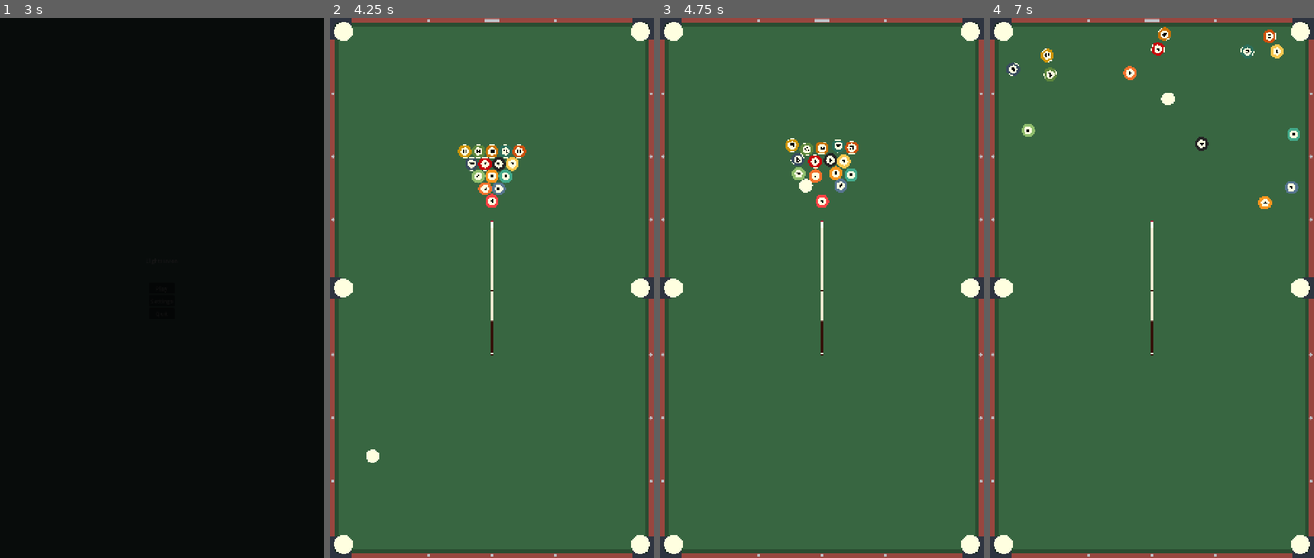
Above: before the commit, frames 1-4 (left to right).
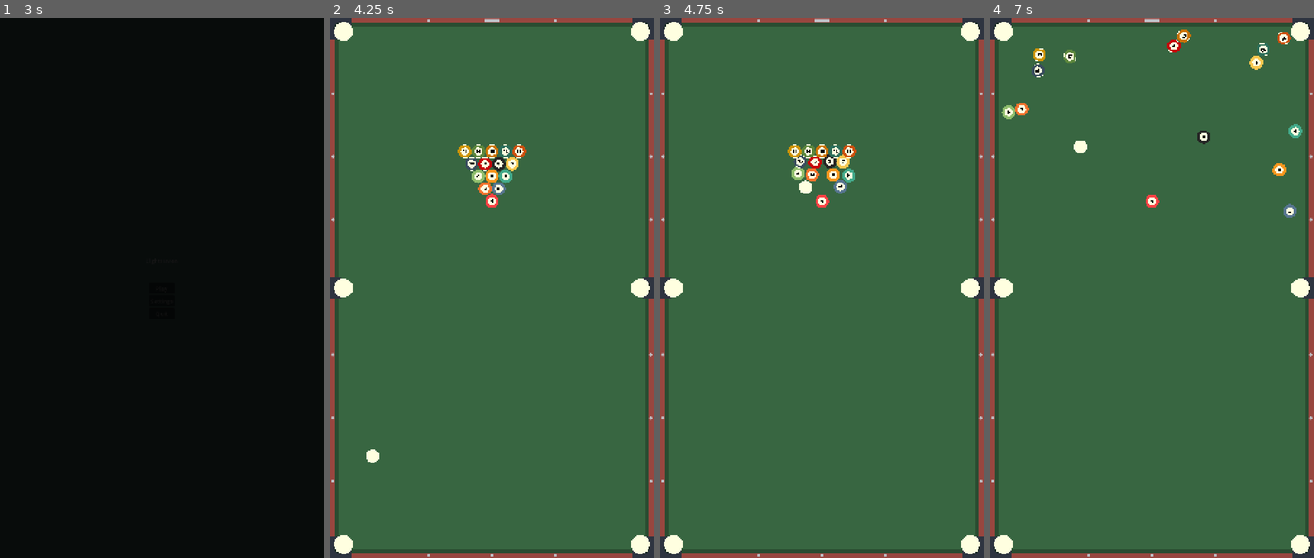
Above: after the commit, the same moments.

Repository: Yukeey07/EightHaven
Game: Godot game, scene res://assets/scenes/main_menu.tscn
Two runs of this game, one before a commit and one after it. Both use one fixed random seed, a clock stepped at 60 frames per second and the inputs below.
Inputs (mouse positions are in pixels of both pictures, inside the frame that each line leads up to):
- Up to frame 1 (3 s): click "Play" at 0.5 s; click "Play" at 1.25 s; click "Play" at 2 s; move the mouse to (233, 261) at 2.77 s; click (233, 261) at 2.92 s
- Up to frame 2 (4.25 s): tap Enter at 3.5 s; drag from (427, 315) to (641, 34) at 3.52 s
- Up to frame 3 (4.75 s): move the mouse to (854, 169) at 4.27 s; click (854, 169) at 4.42 s
- Up to frame 4 (7 s): drag from (1135, 396) to (1002, 34) at 5.02 s; move the mouse to (1249, 369) at 5.77 s; click (1249, 369) at 5.92 s; drag from (1054, 207) to (1301, 541) at 6.52 s

Frame 1 is identical in both runs. In frame 2, 0.2% of the frame differs, in the area x 40-60%, y 24-63%; in frame 3, 1.1%; in frame 4, 2.6%, in the area x 3-97%, y 1-63%.

Commit message:
Balls stop when too slow and queue hides after force is applied

Diff:
--- a/assets/scripts/Ball.gd
+++ b/assets/scripts/Ball.gd
@@ -5,7 +5,7 @@
 @export_enum("1", "2", "3", "4", "5", "6", "7", "8", "9", "10", "11", "12", "13", "14", "15") var BallNumber: int
 
 @export var textures: Array[Texture] = []
-@export var stop_threshold: float = 10
+@export var stop_threshold: float = 20
 
 var number = 0
 
@@ -30,3 +30,4 @@
 	if state.linear_velocity.length() < stop_threshold:
 		state.linear_velocity = Vector2.ZERO
 		state.angular_velocity = 0.0
+		sleeping = true
--- a/assets/scripts/gameManager.gd
+++ b/assets/scripts/gameManager.gd
@@ -8,6 +8,7 @@
 var index = 1
 var is_dragging = false
 var drag_offset = Vector2.ZERO
+var wait_for_stop = false
 
 # Called when the node enters the scene tree for the first time.
 func _ready() -> void:
@@ -58,7 +59,7 @@
 		if white_ball.global_position.distance_to(global_mouse_pos) < 200:
 			putQueueAroundWhiteBall(global_mouse_pos)
 
-	if event is InputEventMouseButton and event.button_index == MOUSE_BUTTON_LEFT:
+	if event is InputEventMouseButton and event.button_index == MOUSE_BUTTON_LEFT and not wait_for_stop:
 		if event.pressed:
 			is_dragging = true
 			drag_offset = global_position - get_global_mouse_position()
@@ -66,6 +67,18 @@
 			is_dragging = false
 			var white_ball: Ball = allBalls.get(0)
 			white_ball.apply_central_impulse(-((get_global_mouse_position() + drag_offset) * 20))
+			$Queue.hide()
+			wait_for_stop = true
+	elif event is InputEvent:
+		if wait_for_stop:
+			allBalls = allBalls.filter(func(b): return is_instance_valid(b))
+
+			for ball: Ball in allBalls:
+				if not ball.sleeping:
+					return
+
+			wait_for_stop = false
+			$Queue.show()
 
 
 func putQueueAroundWhiteBall(mousePos: Vector2) -> void:
